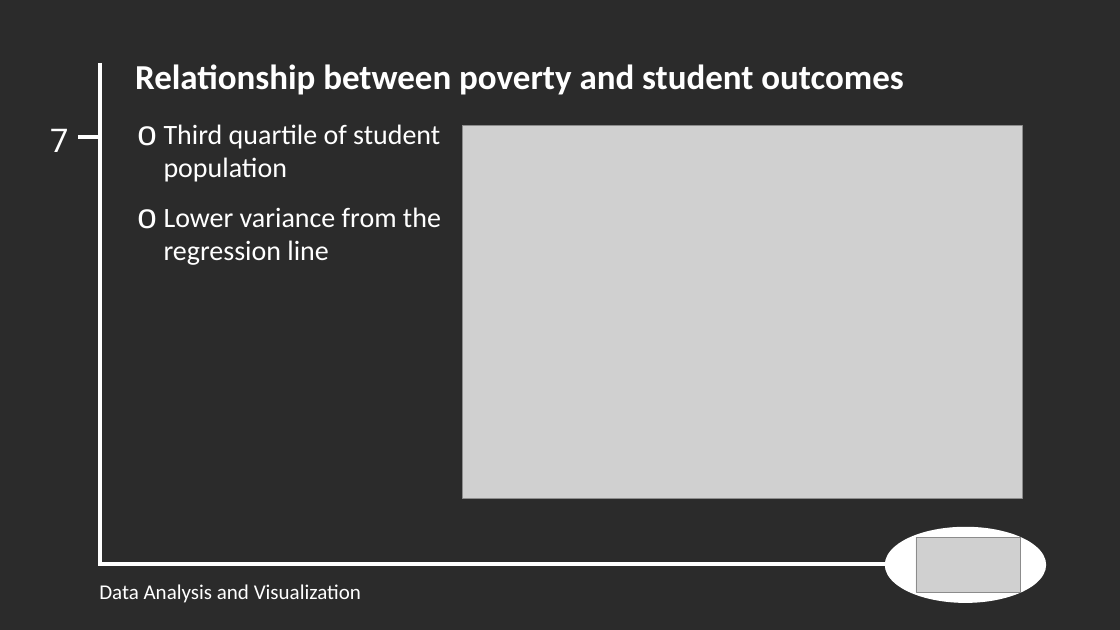
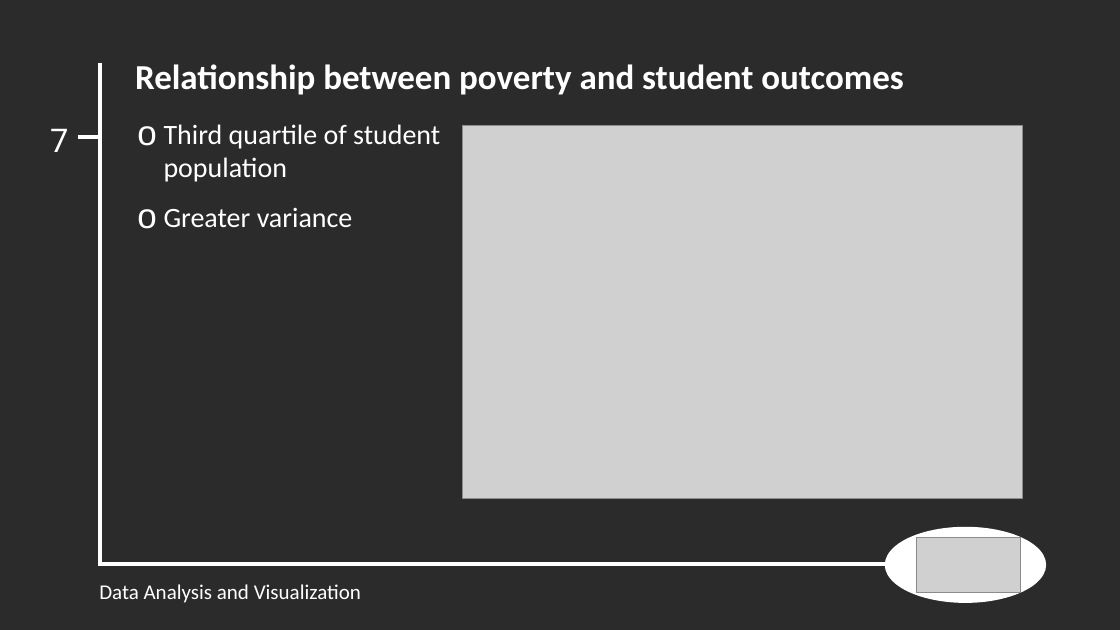
Before and after one commit to schoolperformanceproject/BetterSchools, a slide deck: slide 7 of EdPresentation.pptx. Drawn at 1120x630 pixels with LibreOffice and Linux fonts; fonts in the diff are those of the drawing; grey boxes stand for pictures; background and template pictures are left out; a plain dark background stands for a picture behind light text. Boxes give left, top, right and bottom in pixels: in the first picture for what was removed or moved away, otherwise in the second. Text is boxed around its words. In the diff, an @@ line names an element or a change of style, - is before the commit and + after.

```diff
--- a/EdPresentation.pptx
+++ b/EdPresentation.pptx
@@ text at [164,208,353,227]: text changed @@
-  o Lower variance from the regression line
+  o Greater variance
```
Also in this commit, not shown: 6 other slides changed, 1 other file.
